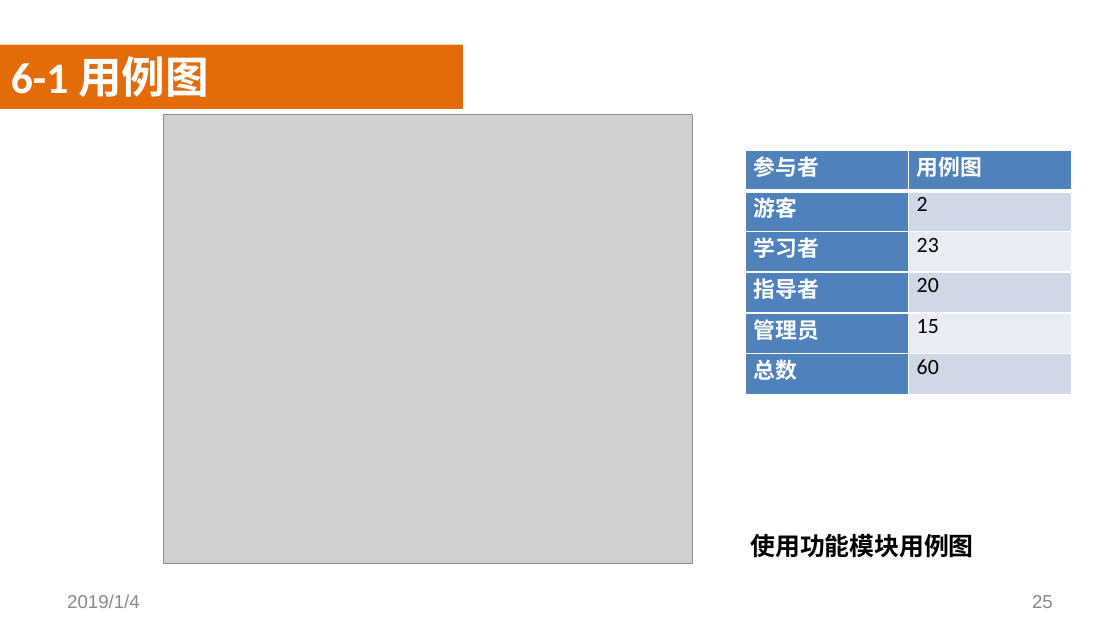
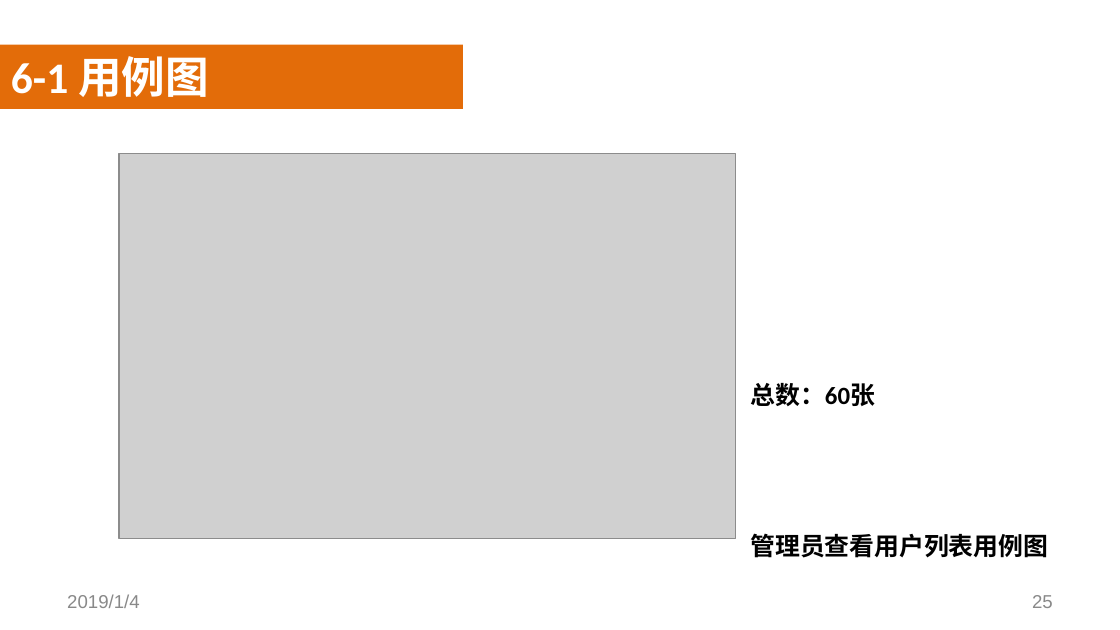
Before and after one commit to SoftwareRequirtmentsG02/Document, a slide deck: slide 25 of 案例教学系统/受控文档/分析设计/PPT/PRD2018-G02-SRS评审PPT.pptx. Drawn at 1120x630 pixels with LibreOffice and Linux fonts; fonts in the diff are those of the drawing; grey boxes stand for pictures; background and template pictures are left out. Boxes give left, top, right and bottom in pixels: in the first picture for what was removed or moved away, otherwise in the second. Text is boxed around its words. In the diff, an @@ line names an element or a change of style, - is before the commit and + after.

```diff
--- a/案例教学系统/受控文档/分析设计/PPT/PRD2018-G02-SRS评审PPT.pptx
+++ b/案例教学系统/受控文档/分析设计/PPT/PRD2018-G02-SRS评审PPT.pptx
@@ picture: place and size @@
-picture at [164,114,692,564]
+picture at [119,153,736,539]
@@ table removed at [745,150,1072,394], 6 rows, 2 columns @@
-参与者 | 用例图
-游客 | 2
-学习者 | 23
-指导者 | 20
-管理员 | 15
-总数 | 60
@@ text added at [750,383,875,406], 16 pt, text #000000, bold @@
+  总数：60张
@@ text at [750,533,1048,558]: text changed; font Calibri to Arial @@
-  使用功能模块用例图
+  管理员查看用户列表用例图
```
Also in this commit, not shown: 3 other slides changed, 3 other files.
